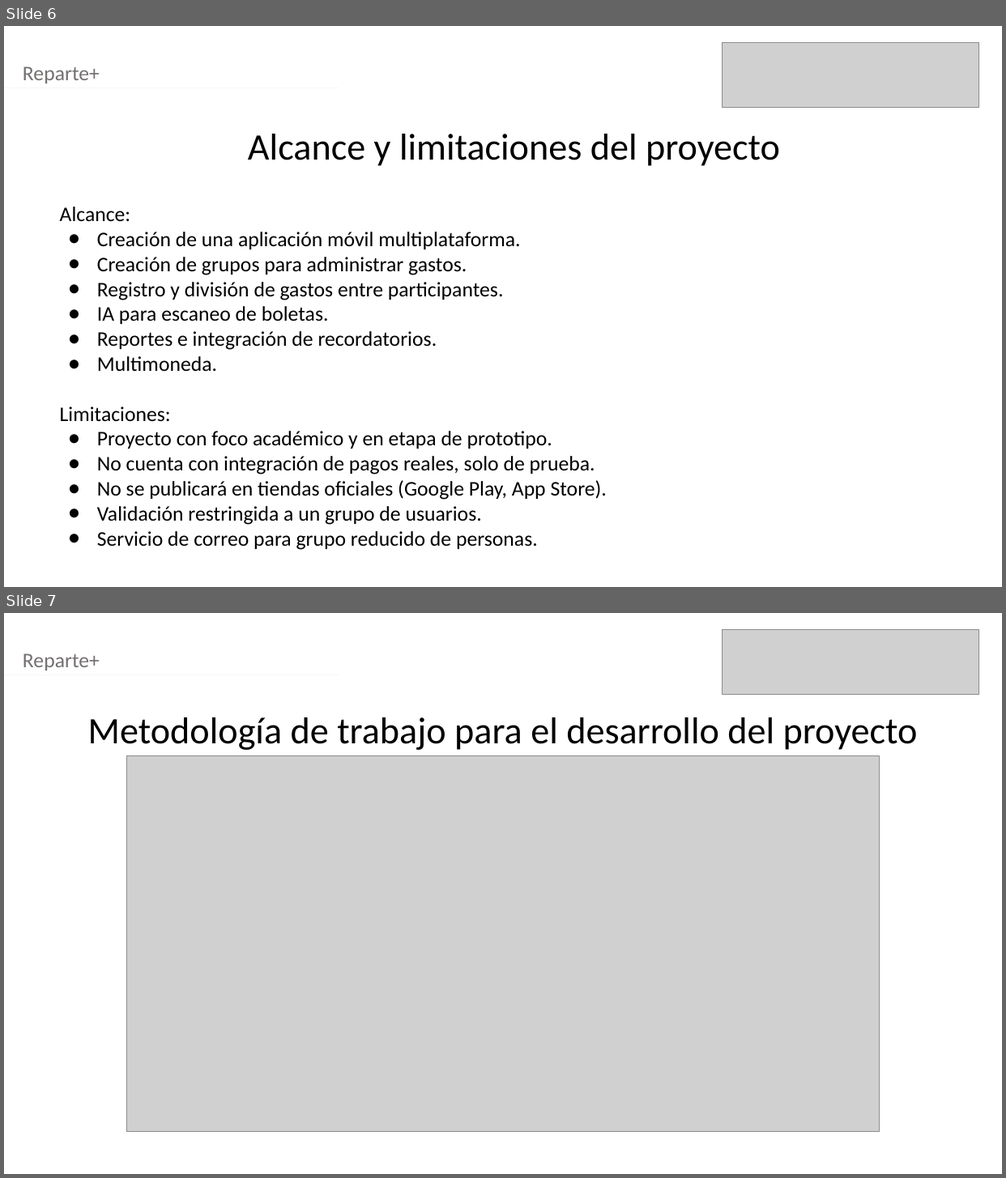
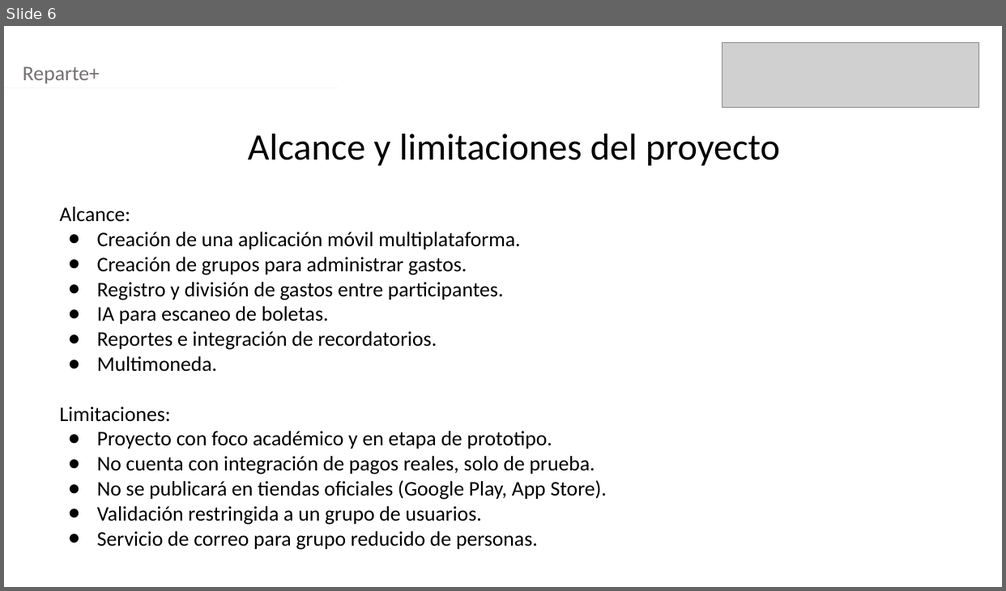
Before and after one commit to lrgdduoc/CAPSTONE, a slide deck: Fase2/Evidencias Proyecto/Presentación Reparte+.pptx. Shown one above the other, each under a label of ours: slides 6 and 7 before the commit, slide 6 after it. The pictures are 1006x1178 and 1006x591 pixels, drawn with LibreOffice and Linux fonts; fonts in the diff are those of the drawing; grey boxes stand for pictures. Boxes give left, top, right and bottom in pixels: in the first picture for what was removed or moved away, otherwise in the second. Text is boxed around its words. In the diff, an @@ line names an element or a change of style, - is before the commit and + after.

```diff
--- a/Fase2/Evidencias Proyecto/Presentación Reparte+.pptx
+++ b/Fase2/Evidencias Proyecto/Presentación Reparte+.pptx
@@ slide 7 removed at (4, 613, 1002, 1174), background #FFFFFF @@
@@ picture removed at (722, 630, 979, 695) @@
@@ text removed at (23, 653, 100, 671) @@
-Reparte+
@@ line removed from (4, 675) to (339, 675) @@
@@ text removed at (88, 717, 918, 750) @@
-Metodología de trabajo para el desarrollo del proyecto
@@ picture removed at (127, 756, 879, 1131) @@
```
Also in this commit, not shown: 10 slides changed, 2 slides added, 5 other slides removed.
